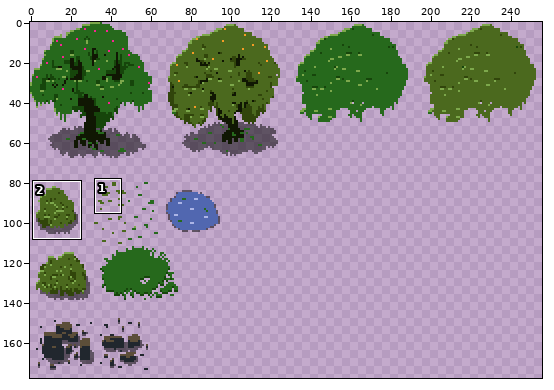
Sprite sheet, stored at tilesets/present_tileset.png. Above, an overview of the earlier version with the close-up marked.
Close-up. Before the edit:
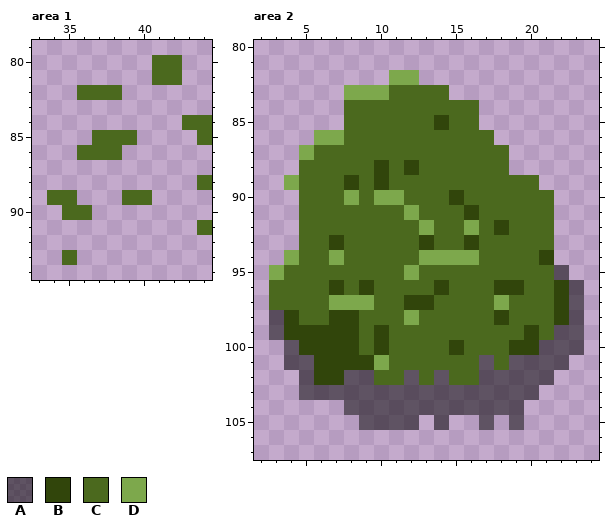
The file is 256x256 pixels. Shown: area 1: x 33..44, y 79..94; area 2: x 2..24, y 80..107. The wide view leaves out empty margins. The commit also changed other parts of the picture, which this record leaves out.
Palette (. is transparent): A #00000083  B #31450b  C #4b691e  D #7da84c
Pixels before, area 1, first column x 34:
80 .......CC..
81 .......CC..
82 ..CCC......
83 ...........
84 .........CC
85 ...CCC....C
86 ..CCC......
87 ...........
88 ..........C
89 CC...CC....
90 .CC........
91 ..........C
92 ...........
93 .C.........
Pixels before, area 2, first column x 3:
 82 ........DD...........
 83 .....DDDCCCC.........
 84 .....CCCCCCCCC.......
 85 .....CCCCCCBCC.......
 86 ...DDCCCCCCCCCC......
 87 ..DCCCCCCCCCCCCC.....
 88 ..CCCCCBCBCCCCCC.....
 89 .DCCCBCBCCCCCCCCCC...
 90 ..CCCDCDDCCCBCCCCCC..
 91 ..CCCCCCCDCCCBCCCCC..
 92 ..CCCCCCCCDCCDCBCCC..
 93 ..CCBCCCCCBCCBCCCCC..
 94 .DCCDCCCCCDDDDCCCCB..
 95 DCCCCCCCCDCCCCCCCCCA.
 96 CCCCBCBCCCCBCCCBBCCBA
 97 CCCCDDDCCBBCCCCDCCCBA
 98 ABCCBBCCCDCCCCCBCCCBA
 99 ABBBBBCBCCCCCCCCCBCAA
100 .ABBBBCBCCCCBCCCBBAAA
101 .AABBBBDCCCCCCACAAAA.
102 ..ABBAACCACACCAAAAA..
103 ..AAAAAAAAAAAAAAAA...
104 .....AAAAAAAAAAAA....
105 ......AAAA.A..A.A....
Once edited:
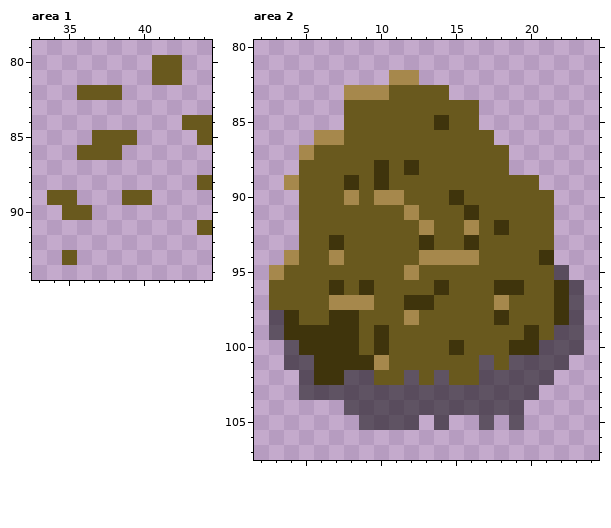
What changed:
colour B: #31450b -> #3f340c
colour C: #4b691e -> #69591e
colour D: #7da84c -> #a6884c
